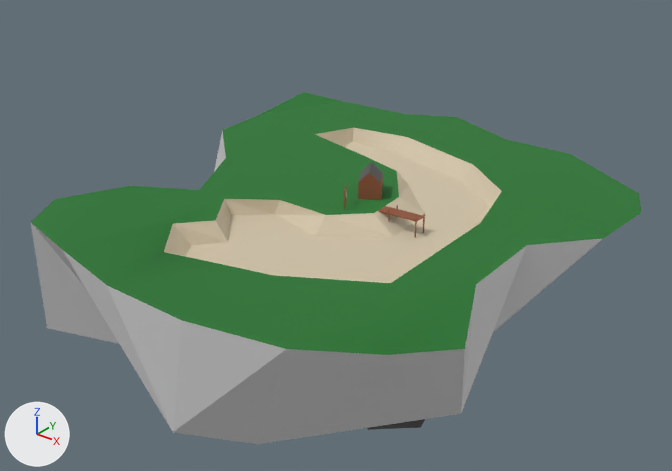
Renders of the OBJ model assets/islands/island_lake.obj from each side of a commit.
Camera for both pictures: a camera (50 mm lens) standing at (49.8, -59.9, 33.3) and looking at (0.5, 1.7, -4.9). The axes (+X, +Y, +Z) are drawn at lower left. The lights are the same throughout. Where no turn or scale is listed for an object, it has been applied to the vertices. Vertices at the same position are counted once.

Objects in the first picture: 'Mesh2_Model.001_Mesh2_Model.005'.
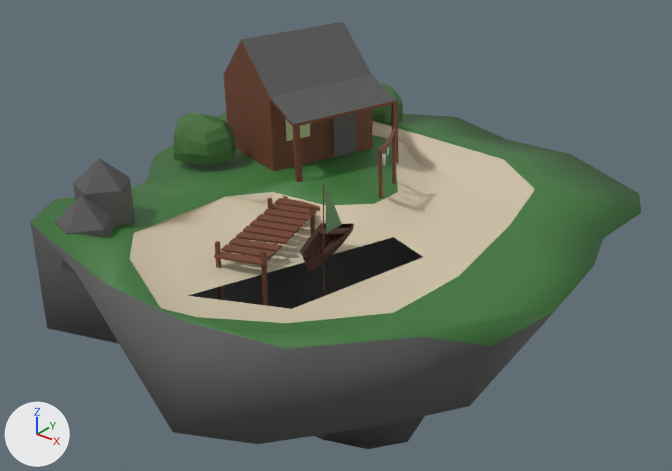
Patch to the scene script:
```diff
--- a/assets/islands/island_lake.obj.py
+++ b/assets/islands/island_lake.obj.py
@@ mat_grass @@
 mat_grass = principled_material('Grass')
-mat_grass.base_color = (0.0201, 0.185, 0.0306)  # dark green #277731
-mat_grass.roughness = 0.867
+mat_grass.base_color = (0.0462, 0.185, 0.041)  # dark green #3d7739
+mat_grass.roughness = 0.503
@@ mat_wood @@
 mat_wood = principled_material('Wood')
-mat_wood.base_color = (0.274, 0.0873, 0.0386)  # brown #8f5337
+mat_wood.base_color = (0.0578, 0.017, 0.00521)  # brown #442310
 mat_wood.roughness = 0.69
@@ me_mesh2_model_001_mesh2_model_005 @@
-me_mesh2_model_001_mesh2_model_005.from_pydata(...)  # 328 vertices, 549 faces; spans x -22.3..24.2, y -25.1..25.8, z -26.0..2.6
+me_mesh2_model_001_mesh2_model_005.from_pydata(...)  # 480 vertices, 653 faces, 3 loose edges; spans x -23.7..26.4, y -25.1..25.8, z -28.5..11.9
+# me_mesh2_model_001_mesh2_model_005 part 1: the loose piece of 8 vertices spanning x 7.7..7.8, y -0.1..0.0, z -1.5..0.4 is turned -74.1 degrees about the z axis through its middle and scaled by 3.27, then moved by (-4.3, -5.1, -1.1), in mat_wood_002 (brown #71422c)
+# me_mesh2_model_001_mesh2_model_005 part 2: the loose piece of 8 vertices spanning x 7.7..7.8, y 1.1..1.2, z -1.5..0.4 is turned -74.1 degrees about the z axis through its middle and scaled by 3.27, then moved by (-8.1, -7.4, -1.1), in mat_wood_002 (brown #71422c)
+# me_mesh2_model_001_mesh2_model_005 part 3: the loose piece of 8 vertices spanning x 10.5..10.6, y -0.1..0.0, z -1.5..0.4 is turned -74.1 degrees about the z axis through its middle and scaled by 3.27, then moved by (-4.5, -13.9, -1.1), in mat_wood_002 (brown #71422c)
+# me_mesh2_model_001_mesh2_model_005 part 4: the loose piece of 8 vertices spanning x 10.5..10.6, y 1.1..1.2, z -1.5..0.4 is turned -74.1 degrees about the z axis through its middle and scaled by 3.27, then moved by (-8.4, -16.2, -1.1), in mat_wood_002 (brown #71422c)
+# me_mesh2_model_001_mesh2_model_005 part 5: the loose piece of 12 vertices spanning x 2.4..5.4, y 0.9..4.1, z -0.1..2.6 is deleted
+# me_mesh2_model_001_mesh2_model_005 part 6: the loose piece of 8 vertices spanning x 6.1..10.6, y 0.0..1.2, z -0.1..0.2 is deleted
+# me_mesh2_model_001_mesh2_model_005 part 7: 37 vertices moved from x -19.3..21.4, y -25.1..17.6, z -10.0..1.6 to x -23.7..20.9, y -25.1..19.7, z -10.0..1.7; 17 vertices removed from x -11.6..22.8, y -16.7..17.0, z -1.6..1.5; 217 vertices added at x -15.2..26.4, y -22.4..18.4, z -3.9..11.9
+# me_mesh2_model_001_mesh2_model_005 part 8: 9 vertices moved from x -7.9..9.0, y -4.6..10.5, z -26.0..-14.7 to x -7.9..7.6, y -4.6..10.5, z -28.5..-17.5
+# me_mesh2_model_001_mesh2_model_005 part 9: 6 faces spanning x -4.3..12.9, y -21.0..17.6, z -0.3 switch from mat_grass (dark green #277731) to mat_water (blue #4a699a)
+# me_mesh2_model_001_mesh2_model_005 part 10: 37 faces spanning x -23.7..24.2, y -25.1..25.8, z -10.0..1.9 switch from mat_rock_upper (light grey #d1d1d1) to mat_rocklower (dark grey #575757)
 me_mesh2_model_001_mesh2_model_005.materials.append(mat_sand)
-me_mesh2_model_001_mesh2_model_005.materials.append(mat_wood)  # brown #8f5337
+me_mesh2_model_001_mesh2_model_005.materials.append(mat_wood_002)  # brown #71422c
+me_mesh2_model_001_mesh2_model_005.materials.append(mat_windows)  # yellow #cbd19e
@@ ob_sphere @@
+ob_sphere = bpy.data.objects.new('Sphere', me_sphere)  # 227 vertices, 320 faces; spans x -16.7..9.5, y -21.7..22.9, z -2.0..5.9; in mat_bush (dark green #416e35), mat_rock_lower (dark grey #575757), mat_wood (brown #442310)
+ob_sphere.location = (0.0, 0.0, 0.0)
```

Location of each change, (x1, y1, x2, y2) in pixels of the pictures (672 x 471 px; the box of a moved part takes in the faces that stretch with it):
'Mesh2_Model.001_Mesh2_Model.005', recoloured, surface changed, reshaped (21% taller): before (31, 92, 641, 444); after (31, 22, 641, 449)
'Sphere', added: after (55, 82, 403, 272)
    faces in mat_rock_lower (dark grey #575757): (55, 158, 135, 272)
    faces in mat_bush (dark green #416e35): (173, 82, 403, 165)
    faces in mat_wood (brown #442310): (300, 223, 354, 272)
part 1 of me_mesh2_model_001_mesh2_model_005, moved or reshaped: before (388, 210, 390, 218); after (310, 205, 315, 225)
part 2 of me_mesh2_model_001_mesh2_model_005, moved or reshaped (not visible before): after (268, 198, 273, 209)
part 3 of me_mesh2_model_001_mesh2_model_005, moved or reshaped: before (415, 218, 417, 226); after (261, 250, 267, 272)
part 4 of me_mesh2_model_001_mesh2_model_005, moved or reshaped: before (423, 214, 425, 222); after (215, 241, 221, 263)
part 5 of me_mesh2_model_001_mesh2_model_005, deleted: before (358, 162, 383, 200)
part 6 of me_mesh2_model_001_mesh2_model_005, deleted: before (378, 206, 424, 221)
part 7 of me_mesh2_model_001_mesh2_model_005, built on: before (31, 92, 639, 444); after (31, 22, 641, 444)
part 8 of me_mesh2_model_001_mesh2_model_005, moved or reshaped: before (367, 419, 425, 430); after (315, 416, 425, 449)
part 9 of me_mesh2_model_001_mesh2_model_005, recoloured: after (151, 167, 507, 319)
part 10 of me_mesh2_model_001_mesh2_model_005, recoloured: (31, 223, 287, 444) in both
